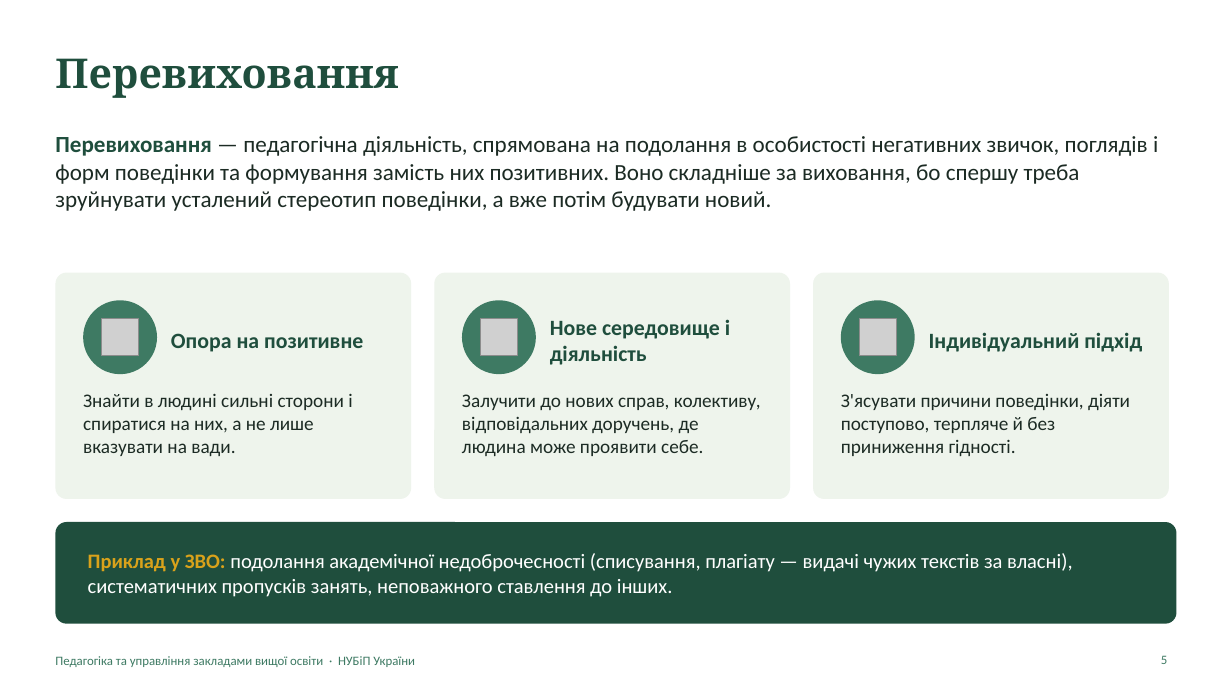
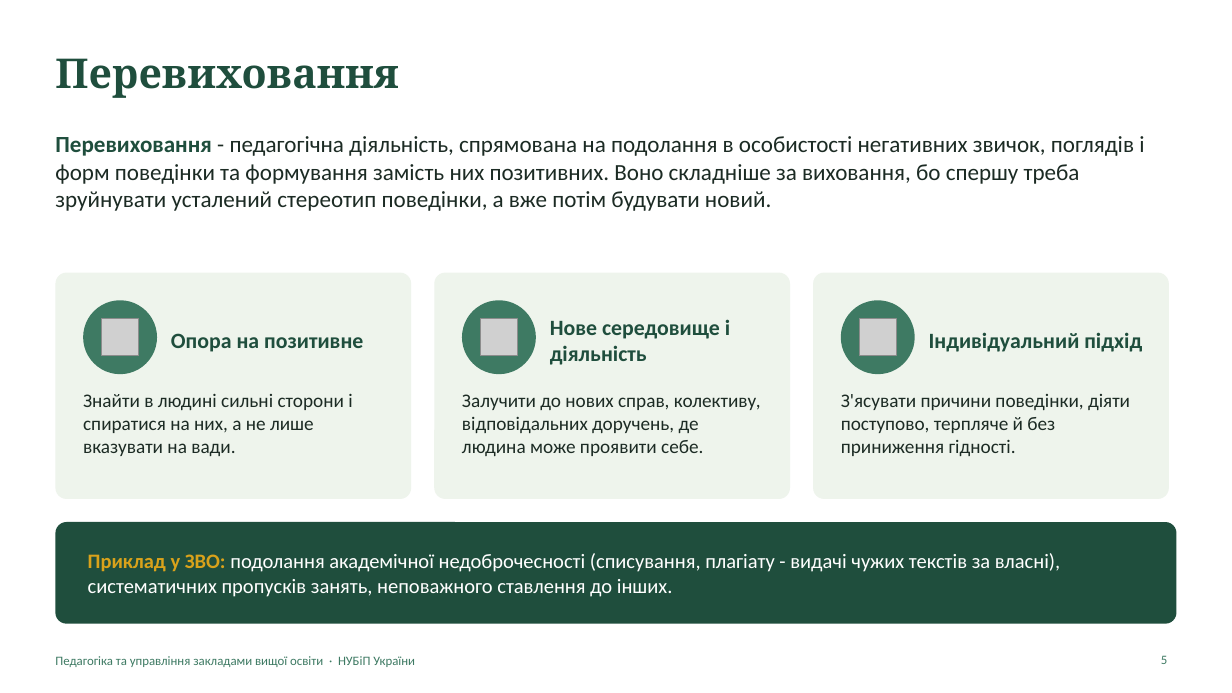
Before and after one commit to mzachepylo-png/kafedra, a slide deck: slide 5 of tmp/Vykhovannia_prezentatsiia.pptx. Drawn at 1232x693 pixels with LibreOffice and Linux fonts; fonts in the diff are those of the drawing; grey boxes stand for pictures. Boxes give left, top, right and bottom in pixels: in the first picture for what was removed or moved away, otherwise in the second. Text is boxed around its words. In the diff, an @@ line names an element or a change of style, - is before the commit and + after.

```diff
--- a/tmp/Vykhovannia_prezentatsiia.pptx
+++ b/tmp/Vykhovannia_prezentatsiia.pptx
@@ text at box(55, 136, 1144, 211): text changed @@
-Перевиховання — педагогічна діяльність, спрямована на подолання в особистості негативних звичок, поглядів і форм поведінки та формування замість них позитивних. Воно складніше за виховання, бо спершу треба зруйнувати усталений стереотип поведінки, а вже потім будувати новий.
+Перевиховання - педагогічна діяльність, спрямована на подолання в особистості негативних звичок, поглядів і форм поведінки та формування замість них позитивних. Воно складніше за виховання, бо спершу треба зруйнувати усталений стереотип поведінки, а вже потім будувати новий.
@@ text at box(88, 553, 1060, 597): text changed @@
-Приклад у ЗВО: подолання академічної недоброчесності (списування, плагіату — видачі чужих текстів за власні), систематичних пропусків занять, неповажного ставлення до інших.
+Приклад у ЗВО: подолання академічної недоброчесності (списування, плагіату - видачі чужих текстів за власні), систематичних пропусків занять, неповажного ставлення до інших.
```
Also in this commit, not shown: 11 other slides changed, 1 other file.
